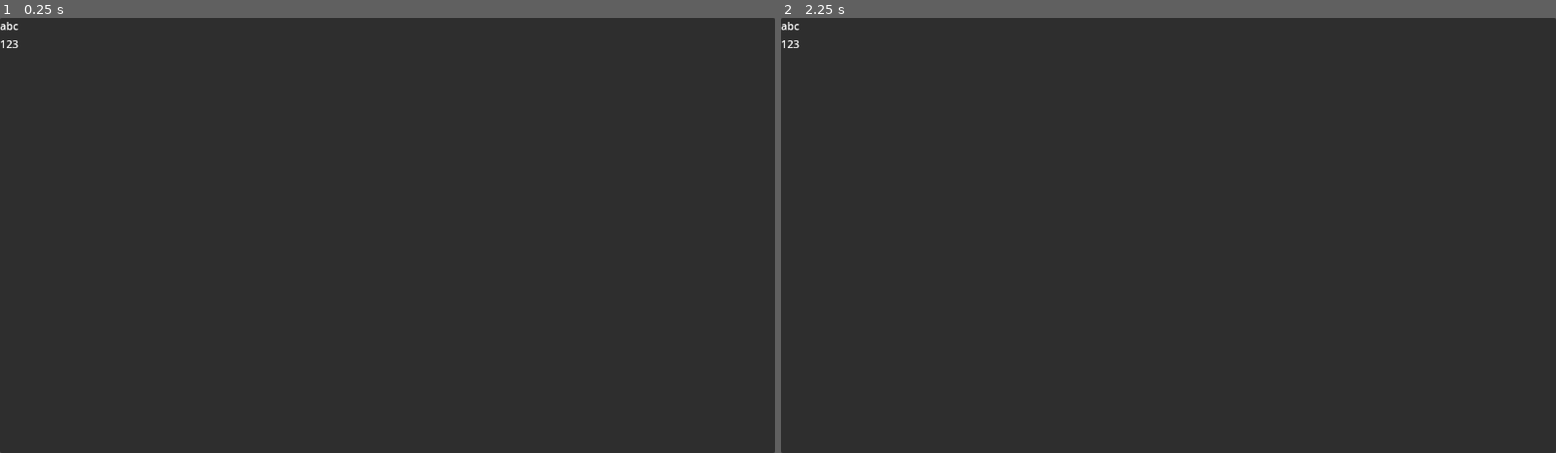
Above: before the commit, frames 1-2 (left to right).
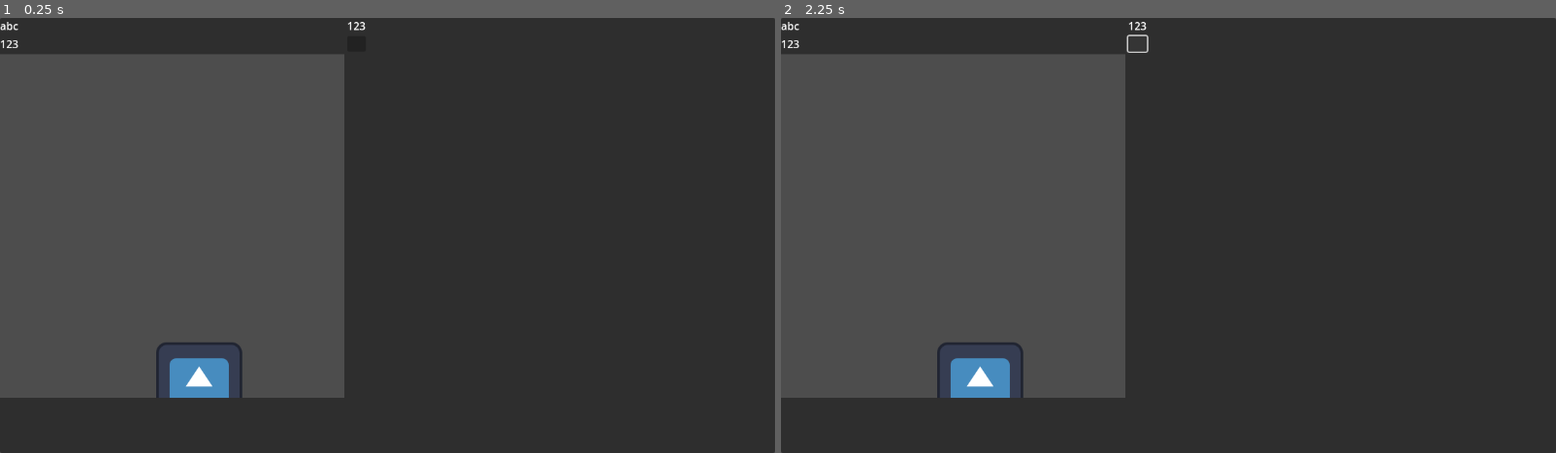
Above: after the commit, the same moments.

Repository: Norrick-McGee/ttrpg-mgmt
Game: Godot game, scene res://character_sheet/character_sheet.tscn
Same seed, same stepped clock (60 frames per second), same inputs: the game is played once before the commit and once after it. This scene is started directly instead of the project's main scene. The engine's default icon, where the game draws it, is replaced by a stand-in: a white triangle on a blue panel in a dark square.
Inputs (mouse positions are in pixels of both pictures, inside the frame that each line leads up to):
- Up to frame 1 (0.25 s): no input
- Up to frame 2 (2.25 s): click (1137, 44) at 0.52 s; click (951, 226) at 1.27 s; click (1137, 44) at 2.02 s

The runs differ from the first frame. In frame 1, 35% of the frame differs, in the area x 0-48%, y 0-88%; in frame 2, 35%.

Commit message:
misc changes

Diff:
--- a/character_sheet/character_sheet.tscn
+++ b/character_sheet/character_sheet.tscn
@@ -1,4 +1,9 @@
-[gd_scene format=3 uid="uid://dmj1dpv12u5q3"]
+[gd_scene load_steps=3 format=3 uid="uid://dmj1dpv12u5q3"]
+
+[ext_resource type="Texture2D" uid="uid://bp74bg54it4ld" path="res://icon.svg" id="1_71f0u"]
+
+[sub_resource type="ViewportTexture" id="ViewportTexture_g6x8y"]
+viewport_path = NodePath("HSplitContainer/LeftSheet/CharacterOrigins/Content/TextureButton/SubViewport")
 
 [node name="CharacterSheet" type="MarginContainer"]
 anchors_preset = 15
@@ -18,6 +23,7 @@
 
 [node name="Content" type="GridContainer" parent="HSplitContainer/LeftSheet/CharacterOrigins"]
 layout_mode = 2
+columns = 2
 
 [node name="AncestryLabel" type="Label" parent="HSplitContainer/LeftSheet/CharacterOrigins/Content"]
 layout_mode = 2
@@ -26,3 +32,20 @@
 [node name="BackgroundLabel" type="Label" parent="HSplitContainer/LeftSheet/CharacterOrigins/Content"]
 layout_mode = 2
 text = "123"
+
+[node name="ClassLabel" type="Label" parent="HSplitContainer/LeftSheet/CharacterOrigins/Content"]
+layout_mode = 2
+text = "123"
+
+[node name="Button" type="Button" parent="HSplitContainer/LeftSheet/CharacterOrigins/Content"]
+layout_mode = 2
+
+[node name="TextureButton" type="TextureButton" parent="HSplitContainer/LeftSheet/CharacterOrigins/Content"]
+layout_mode = 2
+texture_normal = SubResource("ViewportTexture_g6x8y")
+
+[node name="SubViewport" type="SubViewport" parent="HSplitContainer/LeftSheet/CharacterOrigins/Content/TextureButton"]
+
+[node name="Icon" type="Sprite2D" parent="HSplitContainer/LeftSheet/CharacterOrigins/Content/TextureButton/SubViewport"]
+position = Vector2(296, 493)
+texture = ExtResource("1_71f0u")
--- /dev/null
+++ b/character_sheet/selector_button.tscn
@@ -0,0 +1,20 @@
+[gd_scene format=3 uid="uid://kmd4mmxxtntg"]
+
+[node name="SelectorButton" type="Button"]
+offset_right = 8.0
+offset_bottom = 8.0
+
+[node name="PanelContainer" type="PanelContainer" parent="."]
+layout_mode = 0
+offset_right = 40.0
+offset_bottom = 40.0
+
+[node name="HBoxContainer" type="HBoxContainer" parent="PanelContainer"]
+layout_mode = 2
+
+[node name="SelectionSigil" type="TextureRect" parent="PanelContainer/HBoxContainer"]
+layout_mode = 2
+
+[node name="SelectionLabel" type="Label" parent="PanelContainer/HBoxContainer"]
+layout_mode = 2
+text = "this is a label"
--- /dev/null
+++ b/ui_sandbox.tscn
@@ -0,0 +1,20 @@
+[gd_scene format=3 uid="uid://bxtq87x7y1jo1"]
+
+[node name="ui_sandbox" type="Control"]
+layout_mode = 3
+anchors_preset = 15
+anchor_right = 1.0
+anchor_bottom = 1.0
+grow_horizontal = 2
+grow_vertical = 2
+
+[node name="popupMenu" type="MarginContainer" parent="."]
+layout_mode = 0
+offset_right = 40.0
+offset_bottom = 40.0
+
+[node name="baseMenuScreen" type="MarginContainer" parent="popupMenu"]
+layout_mode = 2
+
+[node name="NinePatchRect" type="NinePatchRect" parent="popupMenu/baseMenuScreen"]
+layout_mode = 2
